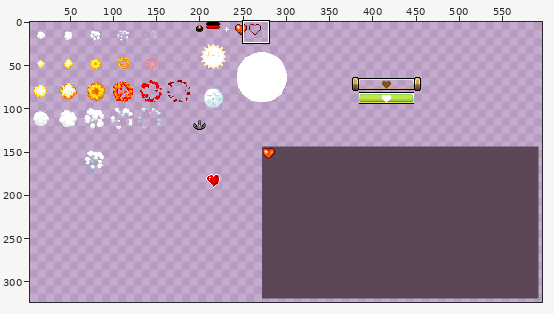
Two versions of one sprite sheet, Invasion.gmx/sprites/images/sprGfx_0.png. The first picture is a wide view before the edit; the outline marks the close-up.
Close-up. First the earlier version:
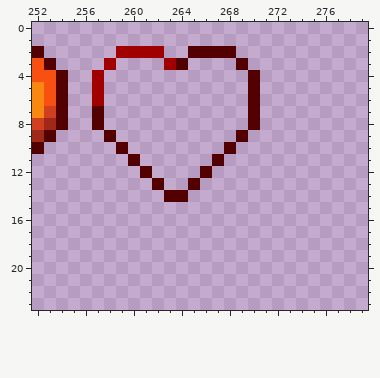
The file is 608x448 pixels. Colours within 5 levels of each other are drawn and written as one. Shown: x 252..279, y 0..23. The wide view leaves out empty margins.
And afterwards:
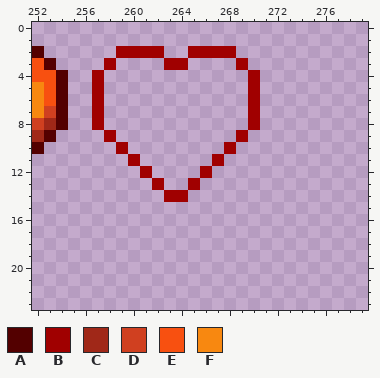
Palette (. is transparent): A #530000  B #a00000  C #a02818  D #d04020  E #f85010  F #f88810
What changed:
Changed rows in their new state; - is an unchanged pixel.
first column x 257:
 2 --------BBBB--
 3 -------B----B-
 4 -------------B
 5 -------------B
 6 -------------B
 7 B------------B
 8 B------------B
 9 -B----------B-
10 --B--------B--
11 ---B------B---
12 ----B----B----
13 -----B--B-----
14 ------BB------
Pixel boxes of the changes (left, top, right, bottom) in both close-ups:
changed: (92, 46, 260, 202)
